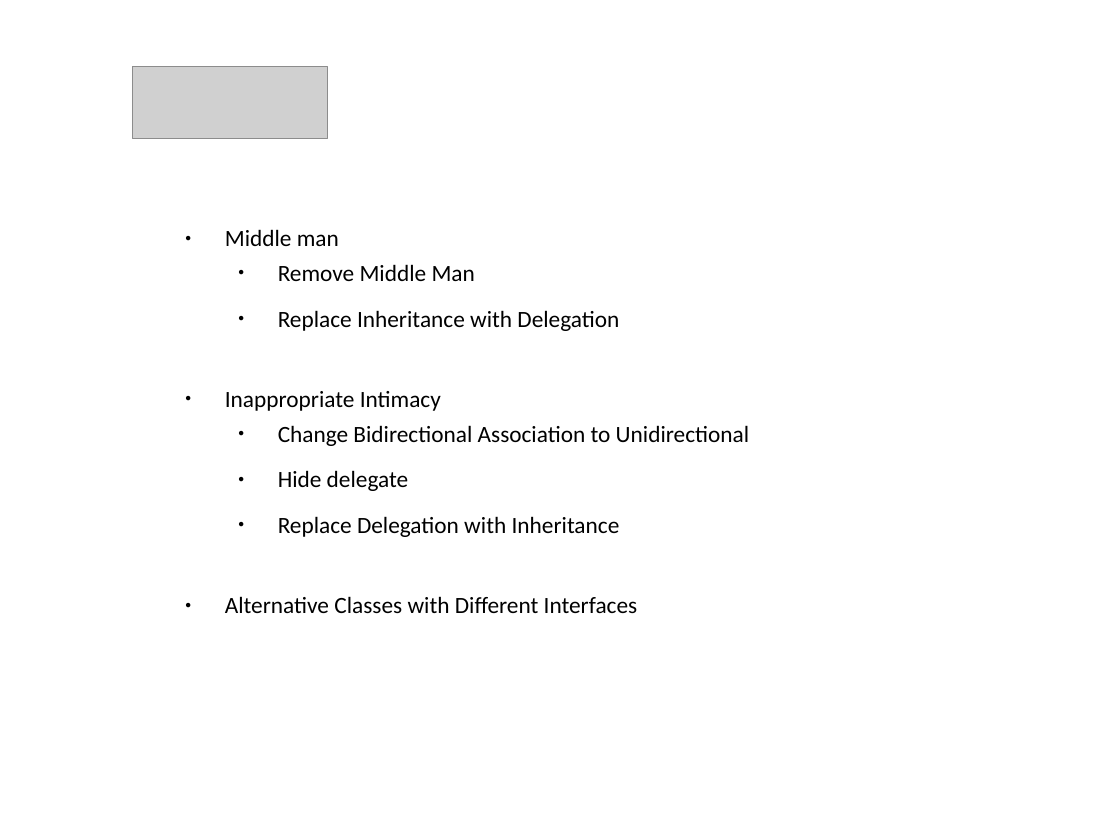
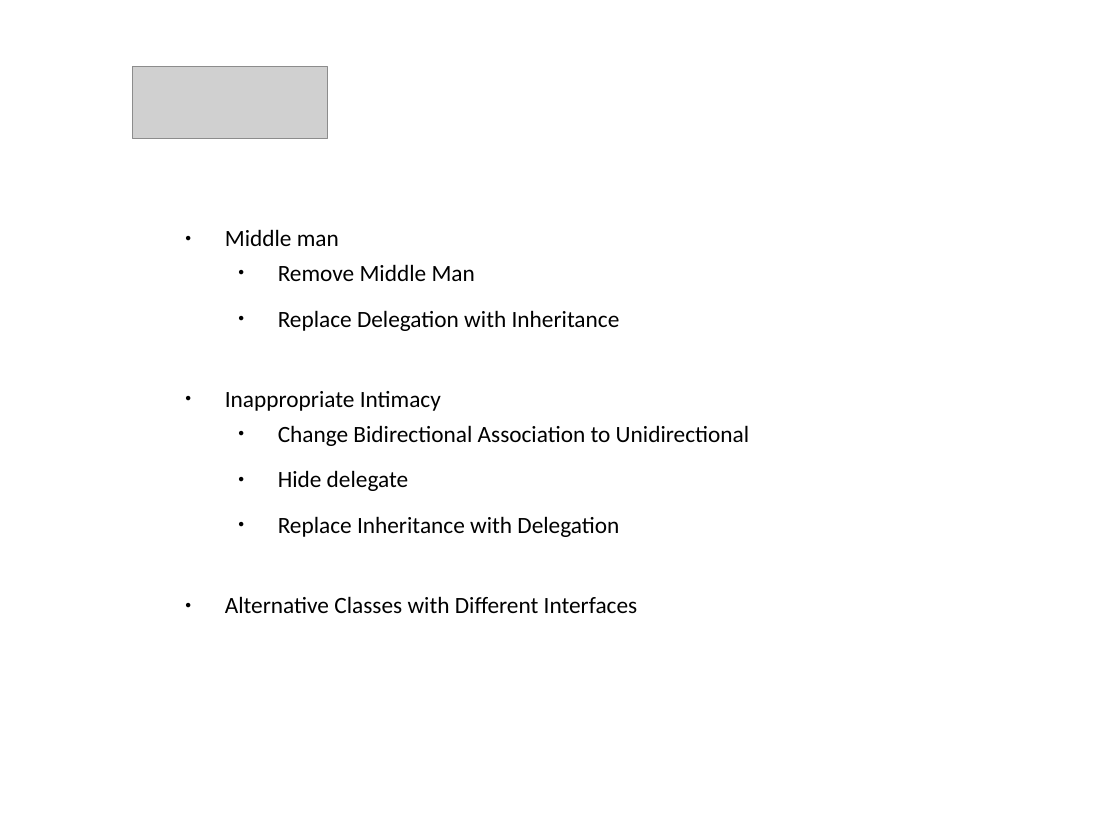
Before and after one commit to kolch182/Learning, a slide deck: slide 2 of Lezione_7_Refactoring_methods/Presentazione_Bad_Smells_6step.odp. Drawn at 1120x840 pixels with LibreOffice and Linux fonts; fonts in the diff are those of the drawing; grey boxes stand for pictures; background and template pictures are left out. Boxes give left, top, right and bottom in pixels: in the first picture for what was removed or moved away, otherwise in the second. Text is boxed around its words. In the diff, an @@ line names an element or a change of style, - is before the commit and + after.

```diff
--- a/Lezione_7_Refactoring_methods/Presentazione_Bad_Smells_6step.odp
+++ b/Lezione_7_Refactoring_methods/Presentazione_Bad_Smells_6step.odp
@@ text at bbox=[278, 310, 620, 331]: text changed @@
-  ● Replace Inheritance with Delegation
+  ● Replace Delegation with Inheritance
@@ text at bbox=[278, 516, 619, 537]: text changed @@
-  ● Replace Delegation with Inheritance
+  ● Replace Inheritance with Delegation
```
Also in this commit, not shown: 3 other slides changed, 5 slides added, 2 other files.
